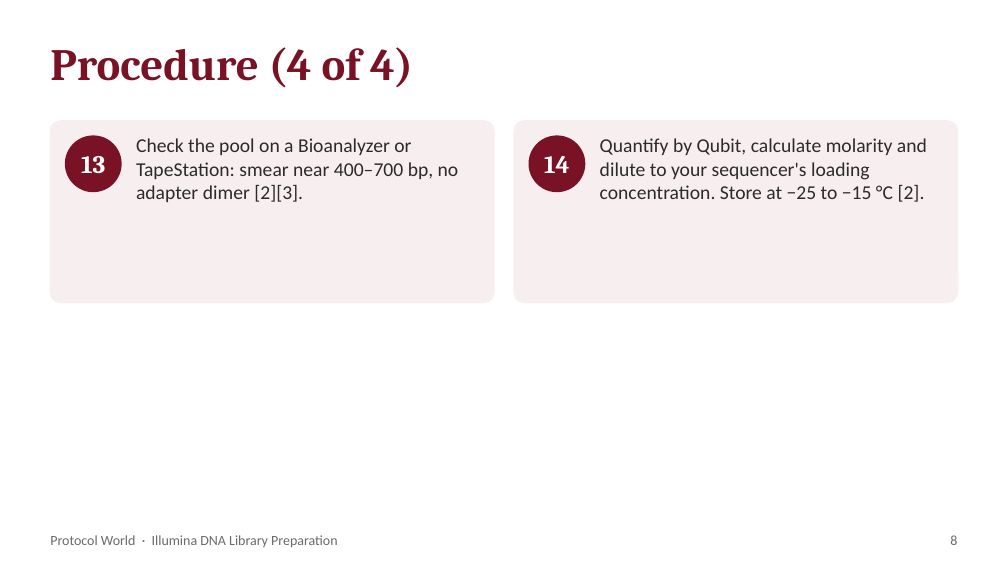
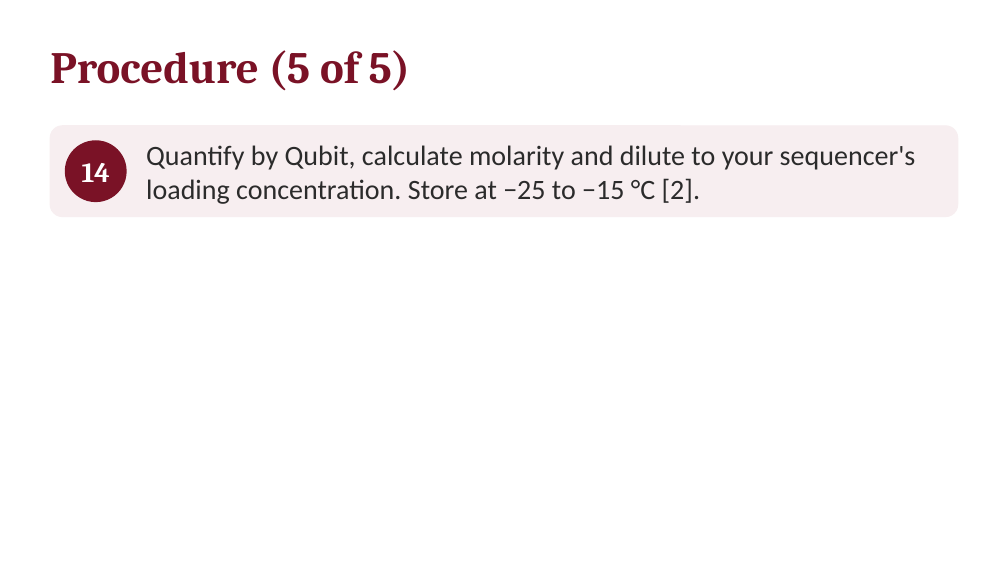
Before and after one commit to ProtocolWorld/ProtocolWorld, a slide deck: slide 11 of uploads/illumina-dna-library-preparation.pptx (slide 8 before the commit). Drawn at 1008x567 pixels with LibreOffice and Linux fonts; fonts in the diff are those of the drawing. Boxes give left, top, right and bottom in pixels: in the first picture for what was removed or moved away, otherwise in the second. Text is boxed around its words. In the diff, an @@ line names an element or a change of style, - is before the commit and + after.

```diff
--- a/uploads/illumina-dna-library-preparation.pptx
+++ b/uploads/illumina-dna-library-preparation.pptx
@@ text at (x1=50, y1=50, x2=411, y2=90): text changed @@
-Procedure (4 of 4)
+Procedure (5 of 5)
@@ rounded rectangle resized from (x1=50, y1=121, x2=494, y2=302) to (x1=50, y1=126, x2=958, y2=217) @@
@@ rounded rectangle at (x1=50, y1=126, x2=958, y2=217): proportions changed @@
@@ ellipse resized from (x1=66, y1=136, x2=121, y2=192) to (x1=66, y1=141, x2=126, y2=202) @@
@@ text "14" moved from (x1=544, y1=156, x2=569, y2=173) to (x1=82, y1=163, x2=110, y2=182) @@
@@ text "14" at (x1=82, y1=163, x2=110, y2=182): size 18 to 20 pt @@
@@ text removed at (x1=136, y1=138, x2=459, y2=202) @@
-Check the pool on a Bioanalyzer or TapeStation: smear near 400–700 bp, no adapter dimer [2][3].
@@ text "Quantify by Qubit, calculate molarity ..." moved from (x1=600, y1=138, x2=927, y2=202) to (x1=146, y1=145, x2=916, y2=204) @@
@@ text "Quantify by Qubit, calculate molarity ..." at (x1=146, y1=145, x2=916, y2=204): size 14 to 20 pt; vertical alignment top to middle @@
@@ rounded rectangle removed at (x1=514, y1=121, x2=958, y2=302) @@
@@ ellipse removed at (x1=529, y1=136, x2=585, y2=192) @@
@@ text removed at (x1=81, y1=156, x2=105, y2=174) @@
-13
@@ text removed at (x1=50, y1=535, x2=337, y2=547) @@
-Protocol World · Illumina DNA Library Preparation
@@ text removed at (x1=950, y1=535, x2=957, y2=545) @@
-8
```
Also in this commit, not shown: 11 other slides changed, 6 slides added, 5 other files.
